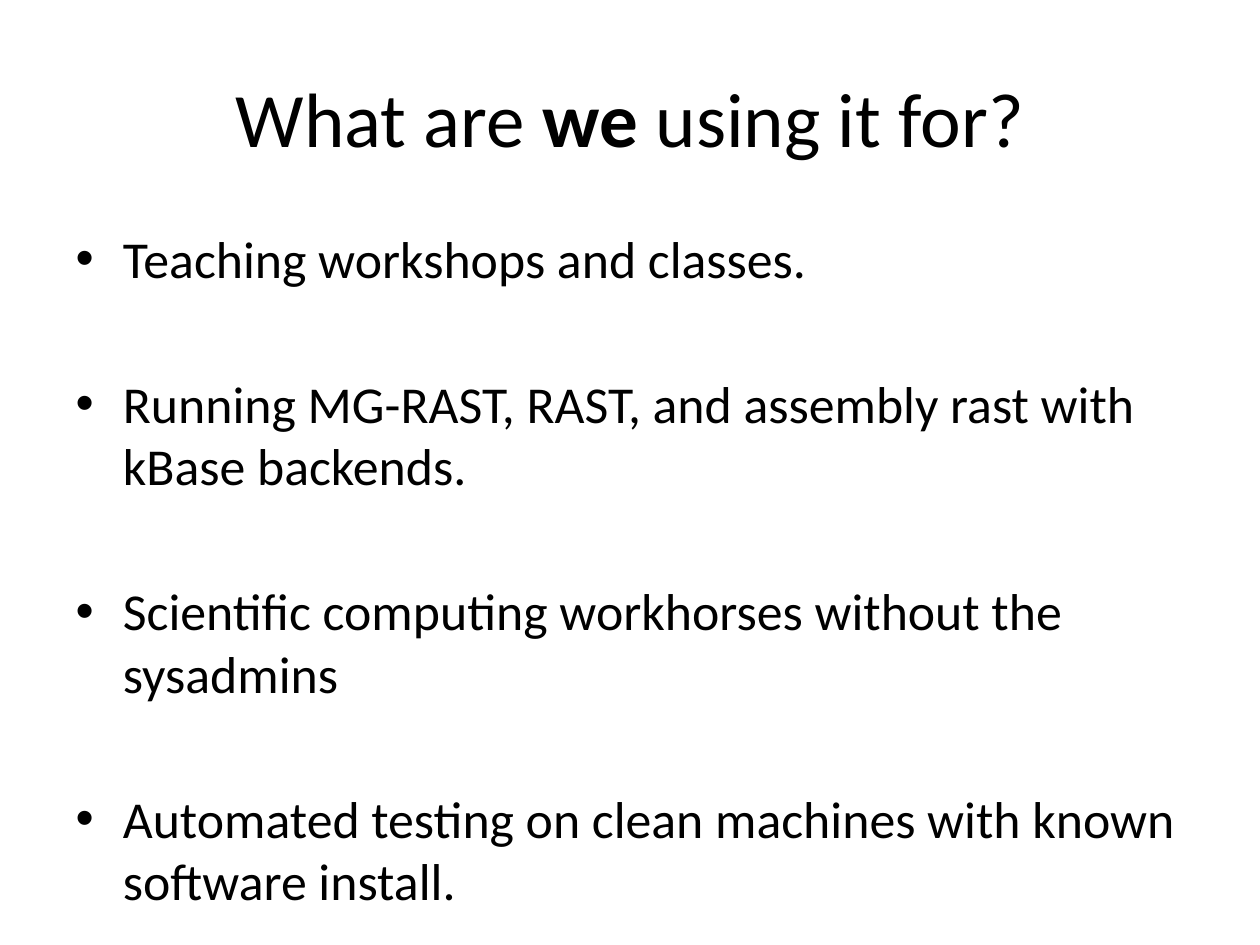
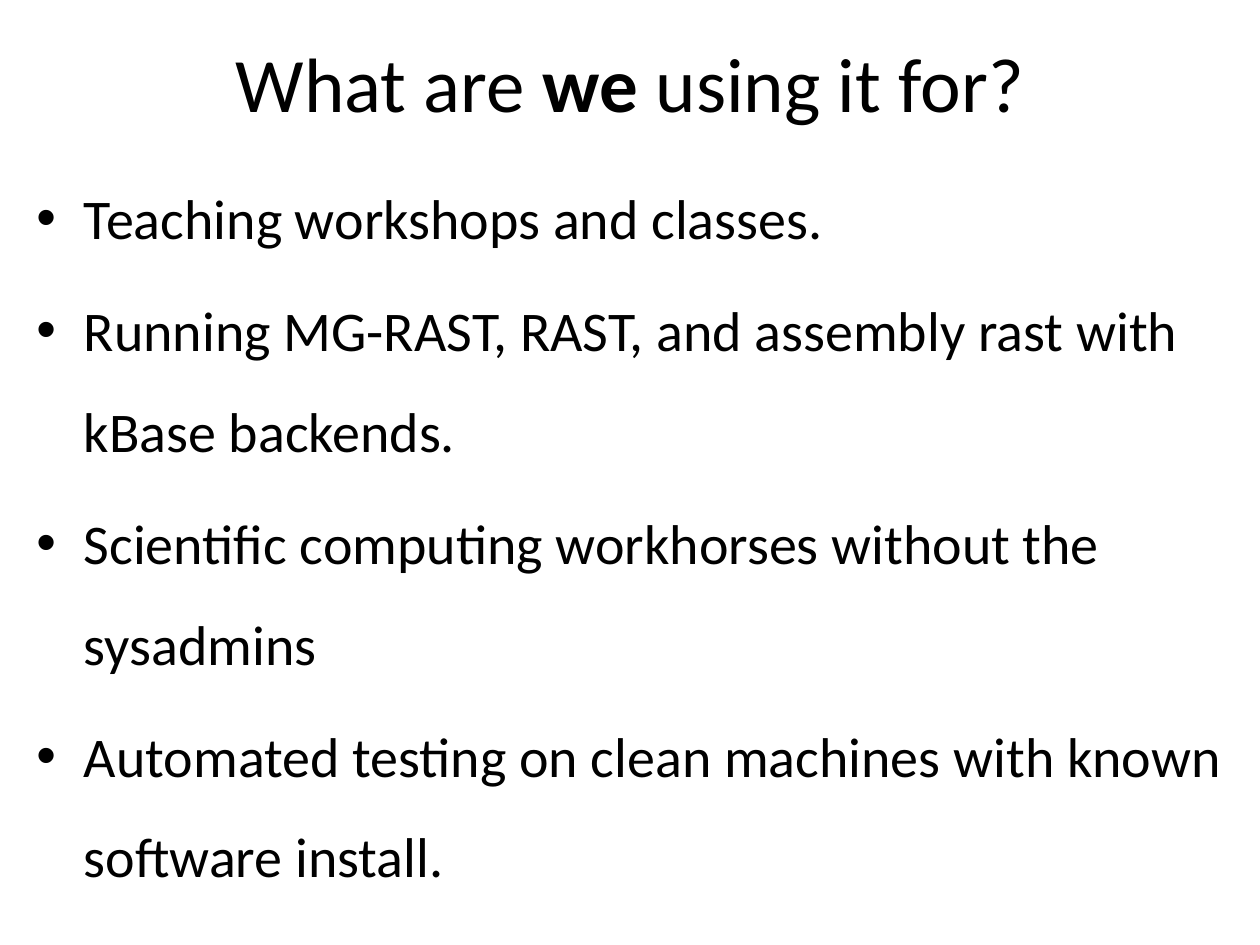
Before and after one commit to braithwaite/2014-argonne-soils-automation, a slide deck: slide 13 of _static/argonne-cloud-computing.pptx (slide 11 before the commit). Drawn at 1260x945 pixels with LibreOffice and Linux fonts; fonts in the diff are those of the drawing. Boxes give left, top, right and bottom in pixels: in the first picture for what was removed or moved away, otherwise in the second. Text is boxed around its words. In the diff, an @@ line names an element or a change of style, - is before the commit and + after.

```diff
--- a/_static/argonne-cloud-computing.pptx
+++ b/_static/argonne-cloud-computing.pptx
@@ title "What are we using it ...": place and size @@
-title "What are we using it ..." at bbox=[236, 93, 1024, 161]
+title "What are we using it ..." at bbox=[236, 58, 1024, 126]
@@ text "Teaching workshops and classes.": place and size @@
-text "Teaching workshops and classes." at bbox=[123, 242, 1174, 847]
+text "Teaching workshops and classes." at bbox=[84, 200, 1221, 787]
@@ text "Teaching workshops and classes." at bbox=[84, 200, 1221, 787]: size 29.6 to 32 pt; line spacing 1 to 1.5 @@
```
Also in this commit, not shown: 7 other slides changed, 2 slides added, 1 other file.
